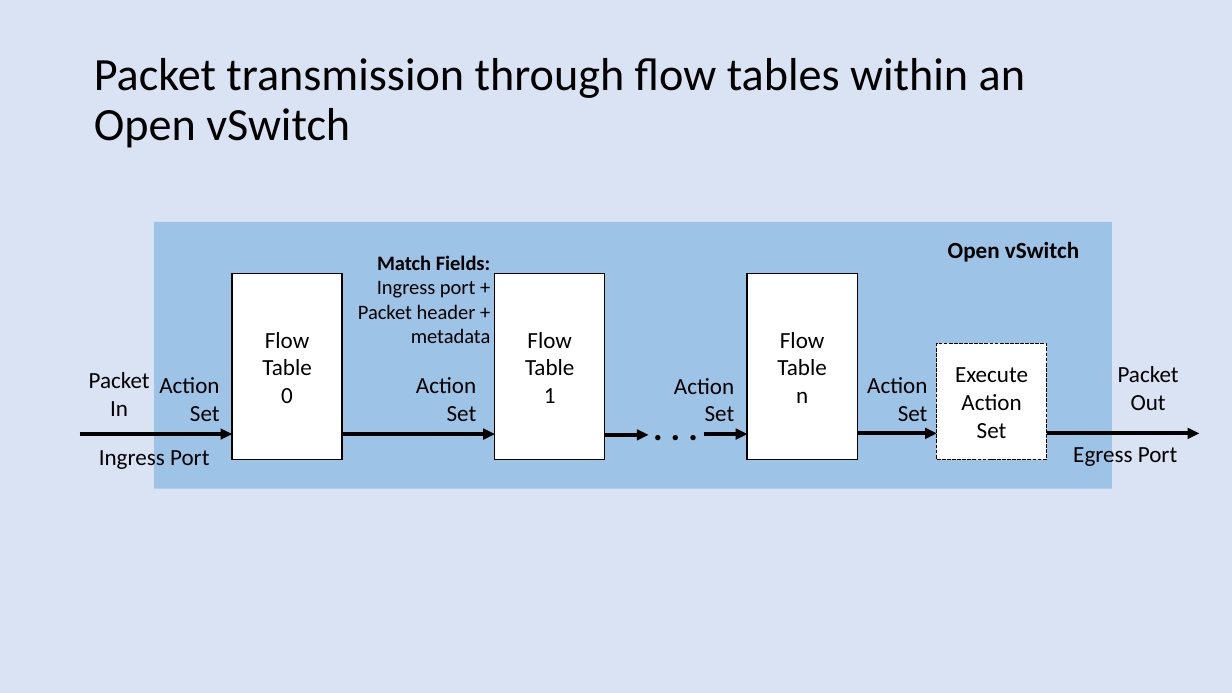
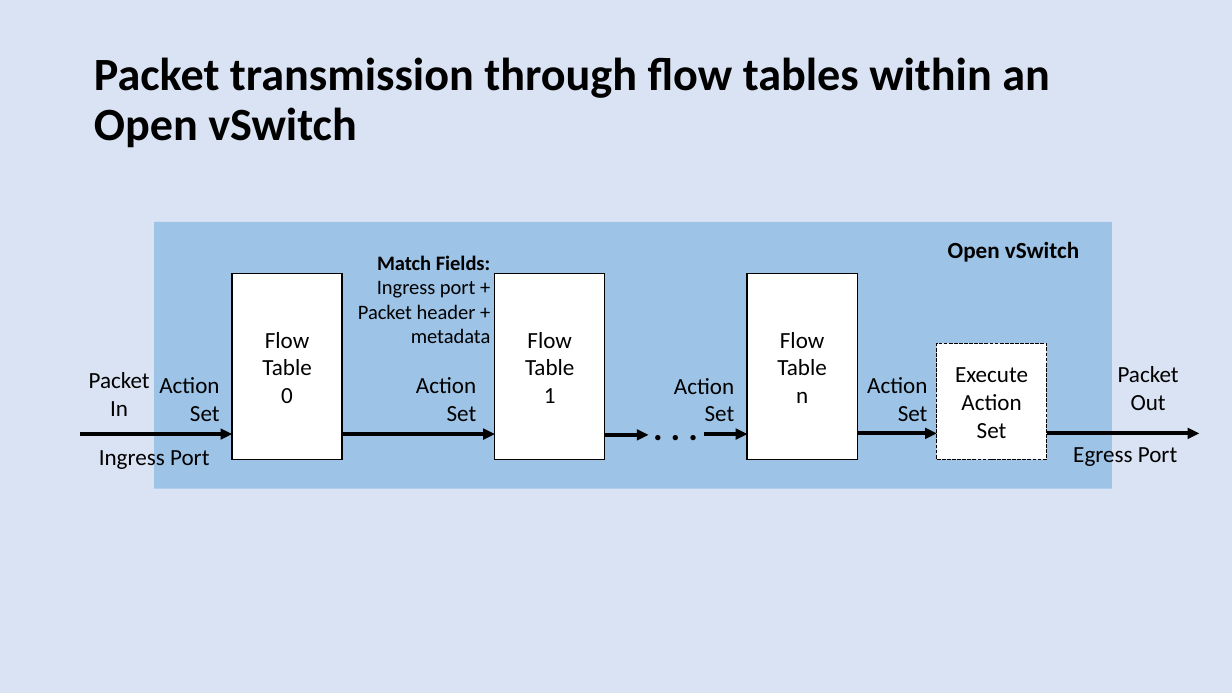
Before and after one commit to harshal-vaze/Software-Defined-Networking-with-ONOS, a slide deck: slide 15 of Thesis.pptx (slide 14 before the commit). Drawn at 1232x693 pixels with LibreOffice and Linux fonts; fonts in the diff are those of the drawing. Boxes give left, top, right and bottom in pixels: in the first picture for what was removed or moved away, otherwise in the second. Text is boxed around its words. In the diff, an @@ line names an element or a change of style, - is before the commit and + after.

```diff
--- a/Thesis.pptx
+++ b/Thesis.pptx
@@ text "Packet transmission through flow tables ..." at <box>94,57,1050,148</box>: bold on @@
```
Also in this commit, not shown: 16 other slides changed, 3 slides added, 6 slides removed, 1 other file.
